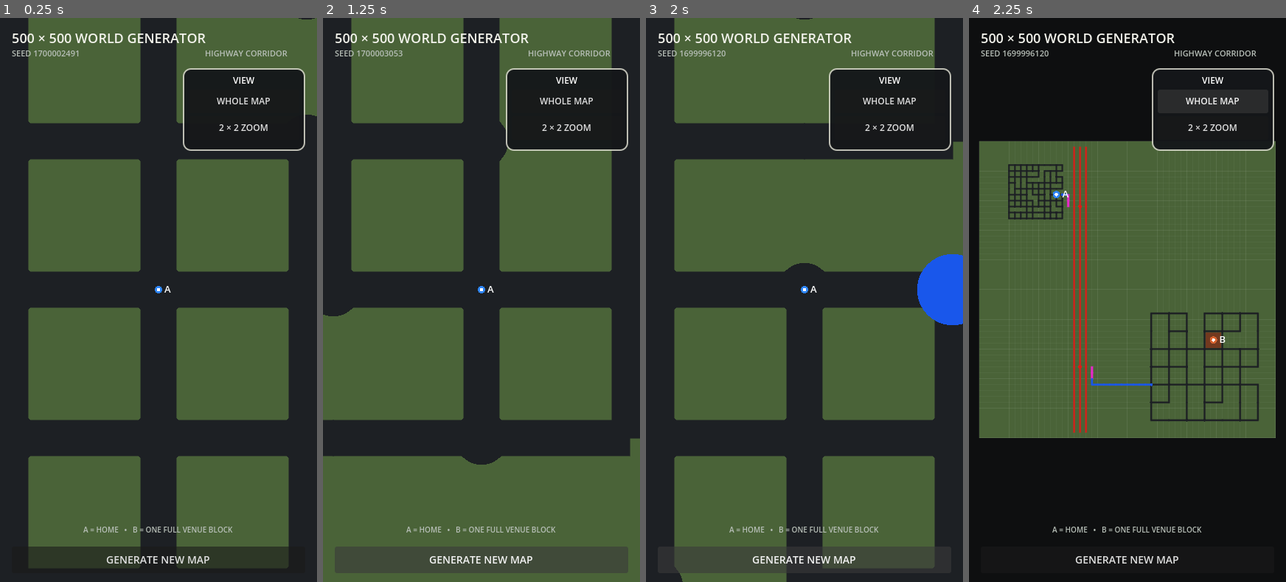
Above: before the commit, frames 1-4 (left to right).
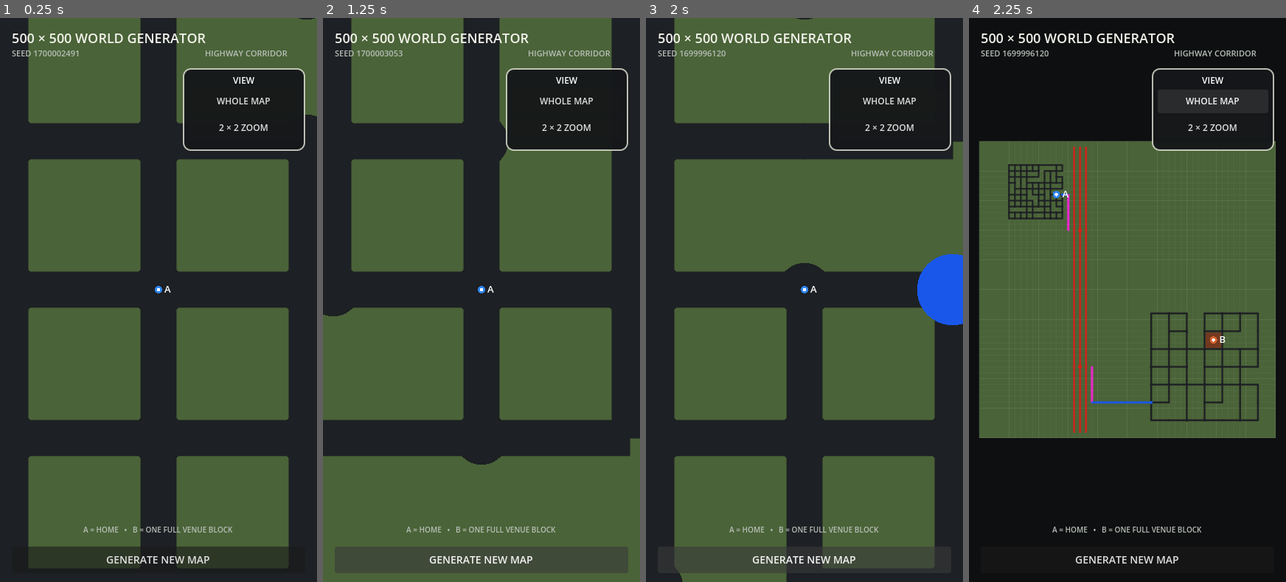
Above: after the commit, the same moments.

Repository: patrickcallahancomedy/comedian
Game: Godot game, scene res://scenes/drive/grid_world_prototype.tscn
The game is run twice, just before and just after one commit, with the same random seed, the same clock (stepped at 60 frames per second) and the same inputs. This scene is started directly instead of the project's main scene.
Inputs:
- Up to frame 1 (0.25 s): no input
- Up to frame 2 (1.25 s): click "GENERATE NEW MAP" at 0.5 s
- Up to frame 3 (2 s): click "GENERATE NEW MAP" at 1.25 s
- Up to frame 4 (2.25 s): click "WHOLE MAP" at 2 s

Frames 1-3 are identical in both runs. In frame 4, 0.3% of the frame differs, in the area x 30-58%, y 33-69%.

Commit message:
Give pink auxiliary lanes a usable minimum length

Diff:
--- a/godot/scripts/drive/grid_world_generator.gd
+++ b/godot/scripts/drive/grid_world_generator.gd
@@ -44,7 +44,7 @@
 const HIGHWAY_EDGE_MARGIN := 10
 const HIGHWAY_CLEARANCE := 30
 const RAMP_STANDOFF := 20
-const RAMP_RUN := 20
+const RAMP_RUN := 60
 
 const WORLD_MARGIN := 20
 
